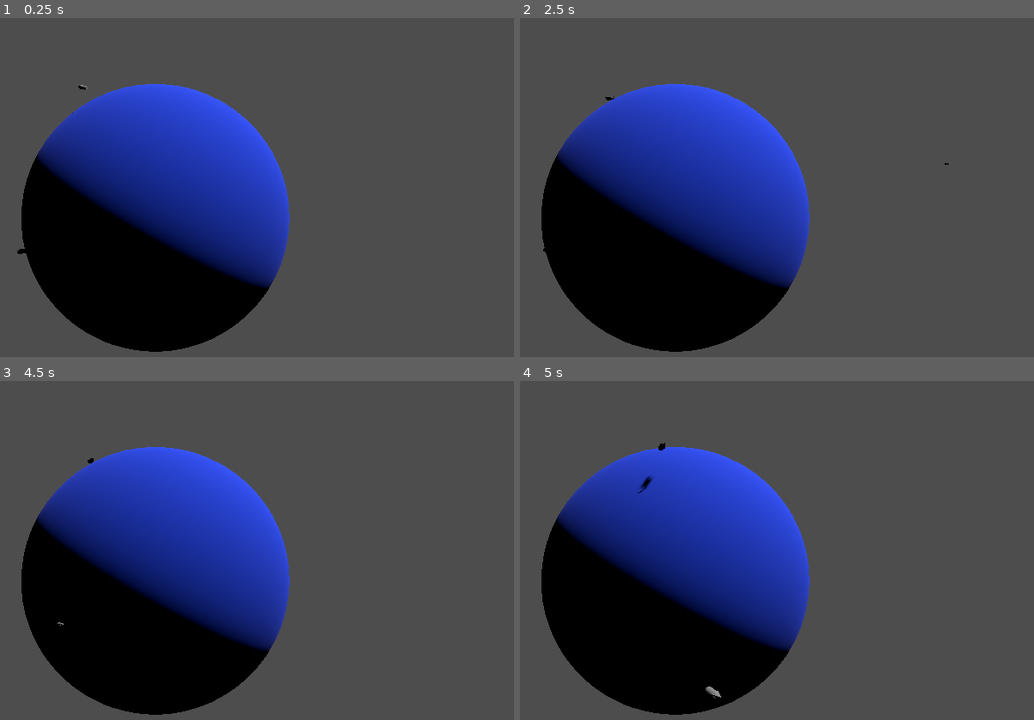
Above: before the commit, frames 1-4 (two rows, left to right).
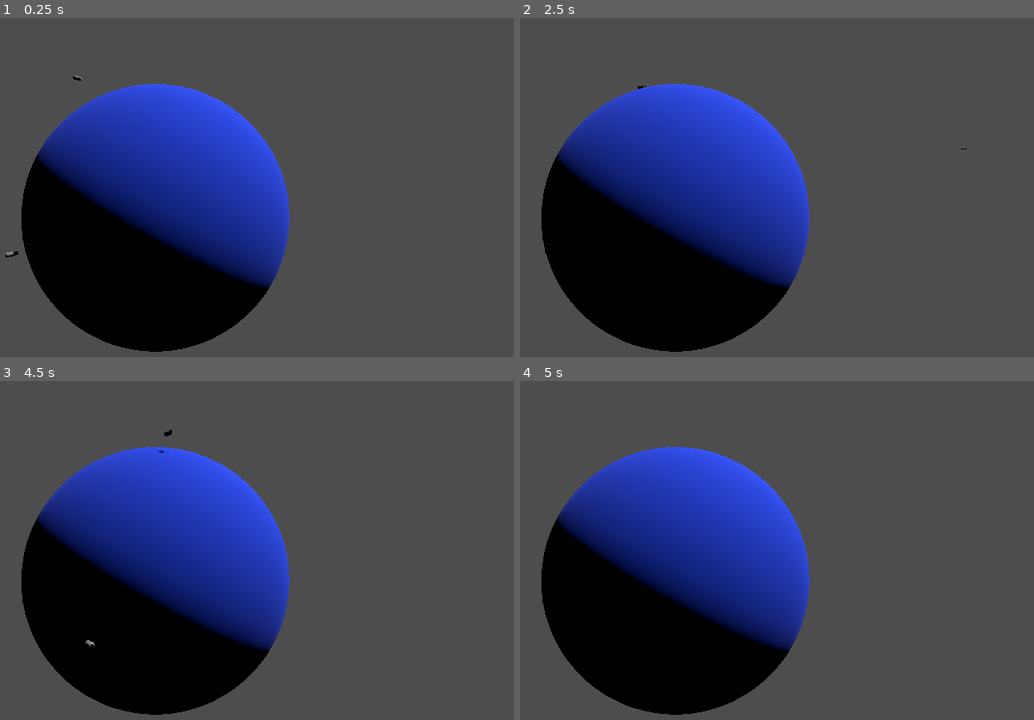
Above: after the commit, the same moments.

Repository: D4Devil/project--shipwrecked
Game: Godot game, scene res://scenes/test.tscn
Same seed, same stepped clock (60 frames per second), same inputs: the game is played once before the commit and once after it. This scene is started directly instead of the project's main scene.
Inputs:
- Up to frame 1 (0.25 s): no input
- Up to frame 2 (2.5 s): tap Enter (ui_accept) at 0.5, 0.77, 1.25, 1.52, 2 s; hold Right (ui_right) 0.53-1.28 s; hold Left (ui_left) 1.28-2.03 s; hold Right (ui_right) from 2.03 s (still down)
- Up to frame 3 (4.5 s): tap Enter (ui_accept) at 2.75, 3.02, 3.77, 4.25 s; release Right (ui_right) at 3.53 s; hold Left (ui_left) from 3.53 s (still down)
- Up to frame 4 (5 s): keep holding Left (ui_left); tap Enter (ui_accept) at 4.52 s

The runs differ from the first frame. In frame 1, less than 0.1% of the frame differs, in the area x 1-18%, y 16-71%; in frame 2, less than 0.1%; in frame 3, less than 0.1%; in frame 4, 0.1%, in the area x 22-40%, y 18-94%.
Error after the commit: Assertion failed: A Physics physics_body must be provided (res://scripts/components/agent/gravitational_body_3d.gd:28)

Commit message:
Common dependency member name refactored

Diff:
--- a/scenes/ship_prototype.tscn
+++ b/scenes/ship_prototype.tscn
@@ -28,21 +28,20 @@
 
 [node name="CustomComponents" type="Node3D" parent="."]
 
-[node name="GravitationalBody3D" type="Node3D" parent="CustomComponents" node_paths=PackedStringArray("body")]
+[node name="GravitationalBody3D" type="Node3D" parent="CustomComponents"]
 script = ExtResource("1_prxac")
-body = NodePath("../..")
 _gravity_direction = Vector3(0, 0, 0)
 
 [node name="BuoyantBody3D" type="Node3D" parent="CustomComponents"]
 script = ExtResource("2_vyyj1")
 
-[node name="SailSimulation" type="Node" parent="CustomComponents" node_paths=PackedStringArray("body")]
+[node name="SailSimulation" type="Node" parent="CustomComponents" node_paths=PackedStringArray("physics_body")]
 script = ExtResource("3_ox3ip")
-body = NodePath("../..")
+physics_body = NodePath("../..")
 
-[node name="RudderSimulation" type="Node" parent="CustomComponents" node_paths=PackedStringArray("body")]
+[node name="RudderSimulation" type="Node" parent="CustomComponents" node_paths=PackedStringArray("physics_body")]
 script = ExtResource("4_osjkg")
-body = NodePath("../..")
+physics_body = NodePath("../..")
 
 [node name="InputAgent" type="Node" parent="CustomComponents" node_paths=PackedStringArray("rudder", "sail")]
 script = ExtResource("5_xyooc")
--- a/scripts/components/agent/gravitational_body_3d.gd
+++ b/scripts/components/agent/gravitational_body_3d.gd
@@ -1,7 +1,7 @@
 class_name GravitationalBody3D
 extends Node3D
 
-@export var body : PhysicsBody3D
+@export var physics_body : PhysicsBody3D
 
 @export var _gravity_direction = Vector3.DOWN * 9.81:
 	set = set_gravity_direction
@@ -11,11 +11,11 @@
 
 
 func _physics_process(delta):
-	if body is CharacterBody3D:
-		body = body as CharacterBody3D
-		body.move_and_collide(_gravity_direction * delta)
+	if physics_body is CharacterBody3D:
+		physics_body = physics_body as CharacterBody3D
+		physics_body.move_and_collide(_gravity_direction * delta)
 
-	if body is RigidBody3D:
+	if physics_body is RigidBody3D:
 		pass ## adding forces
 
 
@@ -25,10 +25,10 @@
 
 
 func _enter_tree() -> void:
-	assert(body, "A Physics body must be provided")
-	body.set_collision_layer_value(2, true)
+	assert(physics_body, "A Physics physics_body must be provided")
+	physics_body.set_collision_layer_value(2, true)
 
 
 func _exit_tree() -> void:
-	if body:
-		body.set_collision_layer_value(2, false)
+	if physics_body:
+		physics_body.set_collision_layer_value(2, false)
--- a/scripts/components/agent/rudder_simulation.gd
+++ b/scripts/components/agent/rudder_simulation.gd
@@ -7,10 +7,10 @@
 ## it's own Up direction.
 
 ## [Dependency]: To whom this simulation will be applied
-@export var body: PhysicsBody3D
+@export var physics_body: PhysicsBody3D
 
 ## [Animation Helper]: Represents the turning of the Rudder (wheel) that controls the direction.
-## This member will NOT affect the direction of the body, and its only intended for visual representations
+## This member will NOT affect the direction of the physics_body, and its only intended for visual representations
 @export var max_spin_angle: float = 180
 
 ## Half of the openes of the direction angle. The limits will be defined as [-value, value] inclusive so,
@@ -40,5 +40,5 @@
 
 
 func _physics_process(delta):
-	body = body as CharacterBody3D
-	body.rotate_object_local(Vector3.UP, deg_to_rad(-_current_direction_angle * delta))
+	physics_body = physics_body as CharacterBody3D
+	physics_body.rotate_object_local(Vector3.UP, deg_to_rad(-_current_direction_angle * delta))
--- a/scripts/components/agent/sail_simulation.gd
+++ b/scripts/components/agent/sail_simulation.gd
@@ -8,7 +8,7 @@
 
 
 ## [Dependency]: To whom this simulation will be applied
-@export var body: PhysicsBody3D
+@export var physics_body: PhysicsBody3D
 
 ## Your custom set of speeds
 @export var _sail_speeds : Array[float] = [0, 30, 70,]
@@ -36,8 +36,8 @@
 
 
 func _physics_process(delta: float):
-	body = body as CharacterBody3D
-	body.move_and_collide(-body.basis.z * _sail_speeds[_current_sail_idx] * delta)
+	physics_body = physics_body as CharacterBody3D
+	physics_body.move_and_collide(-physics_body.basis.z * _sail_speeds[_current_sail_idx] * delta)
 
 
 func get_current_speed() -> float:
